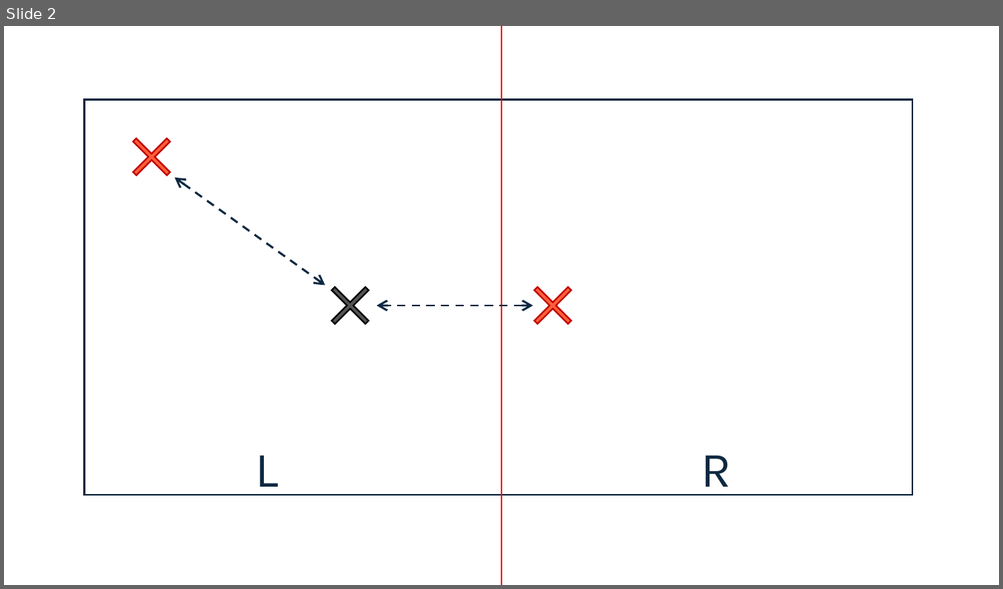
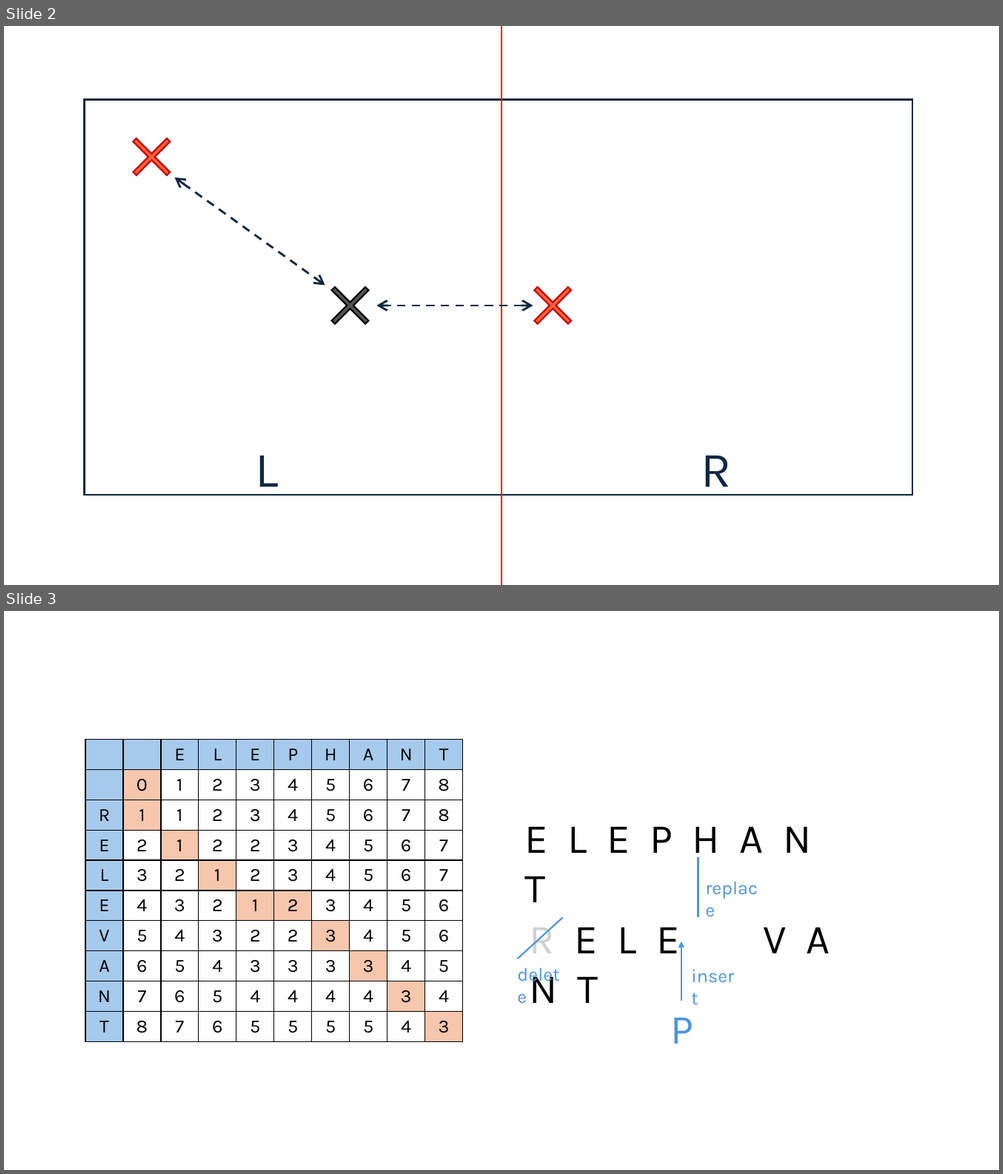
Before and after one commit to pmint05/data-mining-slide, a slide deck: images/kd-draw.pptx. Shown one above the other, each under a label of ours: slide 2 before the commit, slides 2 and 3 after it. The pictures are 1003x589 and 1003x1174 pixels, drawn with LibreOffice and Linux fonts; fonts in the diff are those of the drawing. Boxes give left, top, right and bottom in pixels: in the first picture for what was removed or moved away, otherwise in the second. Text is boxed around its words. In the diff, an @@ line names an element or a change of style, - is before the commit and + after.

```diff
--- a/images/kd-draw.pptx
+++ b/images/kd-draw.pptx
@@ slide 3 added at <box>4,611,999,1170</box>, background #FFFFFF @@
@@ table added at <box>85,739,466,1042</box>, 10 rows, 10 columns @@
+ |  | E | L | E | P | H | A | N | T
+ | 0 | 1 | 2 | 3 | 4 | 5 | 6 | 7 | 8
+R | 1 | 1 | 2 | 3 | 4 | 5 | 6 | 7 | 8
+E | 2 | 1 | 2 | 2 | 3 | 4 | 5 | 6 | 7
+L | 3 | 2 | 1 | 2 | 3 | 4 | 5 | 6 | 7
+E | 4 | 3 | 2 | 1 | 2 | 3 | 4 | 5 | 6
+V | 5 | 4 | 3 | 2 | 2 | 3 | 4 | 5 | 6
+A | 6 | 5 | 4 | 3 | 3 | 3 | 3 | 4 | 5
+N | 7 | 6 | 5 | 4 | 4 | 4 | 4 | 3 | 4
+T | 8 | 7 | 6 | 5 | 5 | 5 | 5 | 4 | 3
@@ text added at <box>525,826,811,903</box>, 40 pt, text #000000 @@
+E L E P H A N T
@@ text added at <box>698,872,774,902</box>, 18 pt, text #4E95D9 @@
+replace
@@ line added from (698, 857) to (698, 917), #4E95D9 1.5 pt @@
@@ line added from (563, 917) to (518, 959), #4E95D9 1.5 pt @@
@@ text added at <box>529,924,830,1003</box>, 40 pt, text #000000 @@
+R E L E V A N T
@@ arrow added from (681, 1001) to (681, 942), #4E95D9 1.5 pt @@
@@ text added at <box>510,959,576,988</box>, 18 pt, text #4E95D9 @@
+delete
@@ text added at <box>684,960,745,990</box>, 18 pt, text #4E95D9 @@
+insert
@@ text added at <box>670,1018,693,1044</box>, 40 pt, text #4E95D9 @@
+P
```
Also in this commit, not shown: 1 other slide added, 7 other files.
